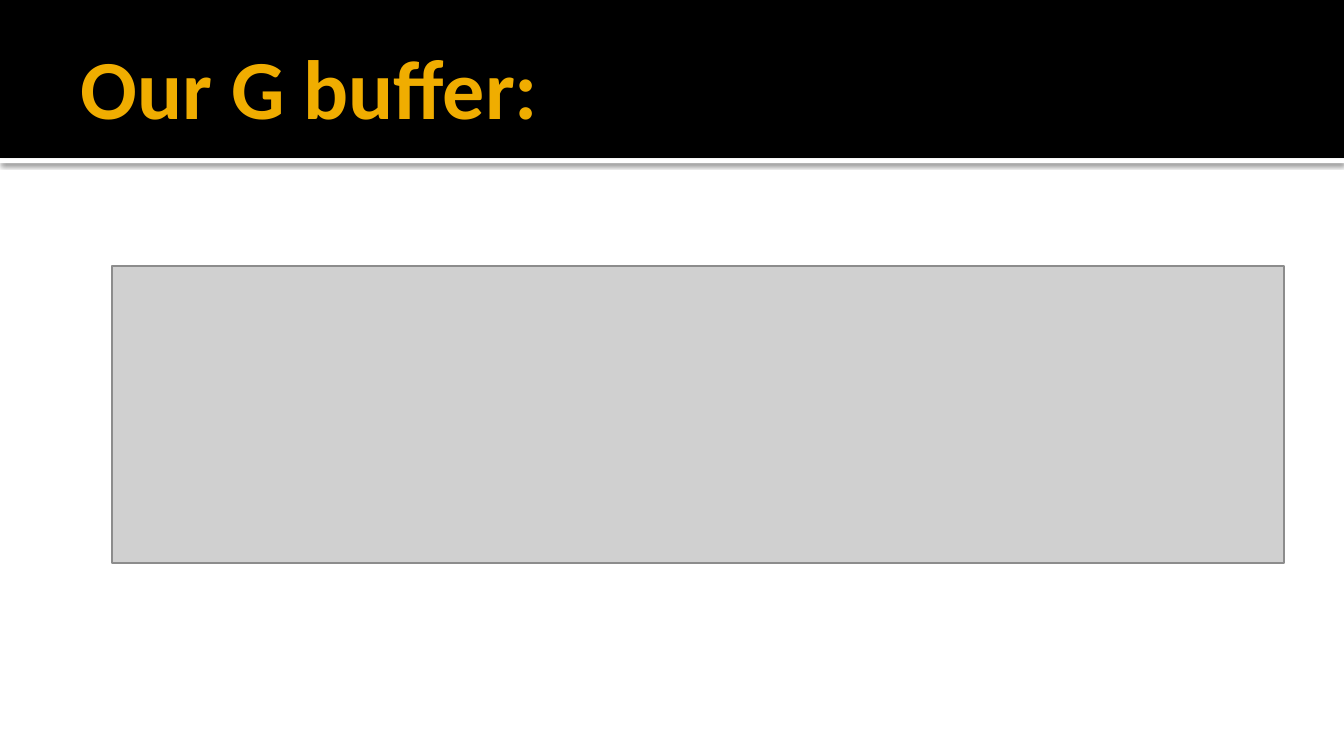
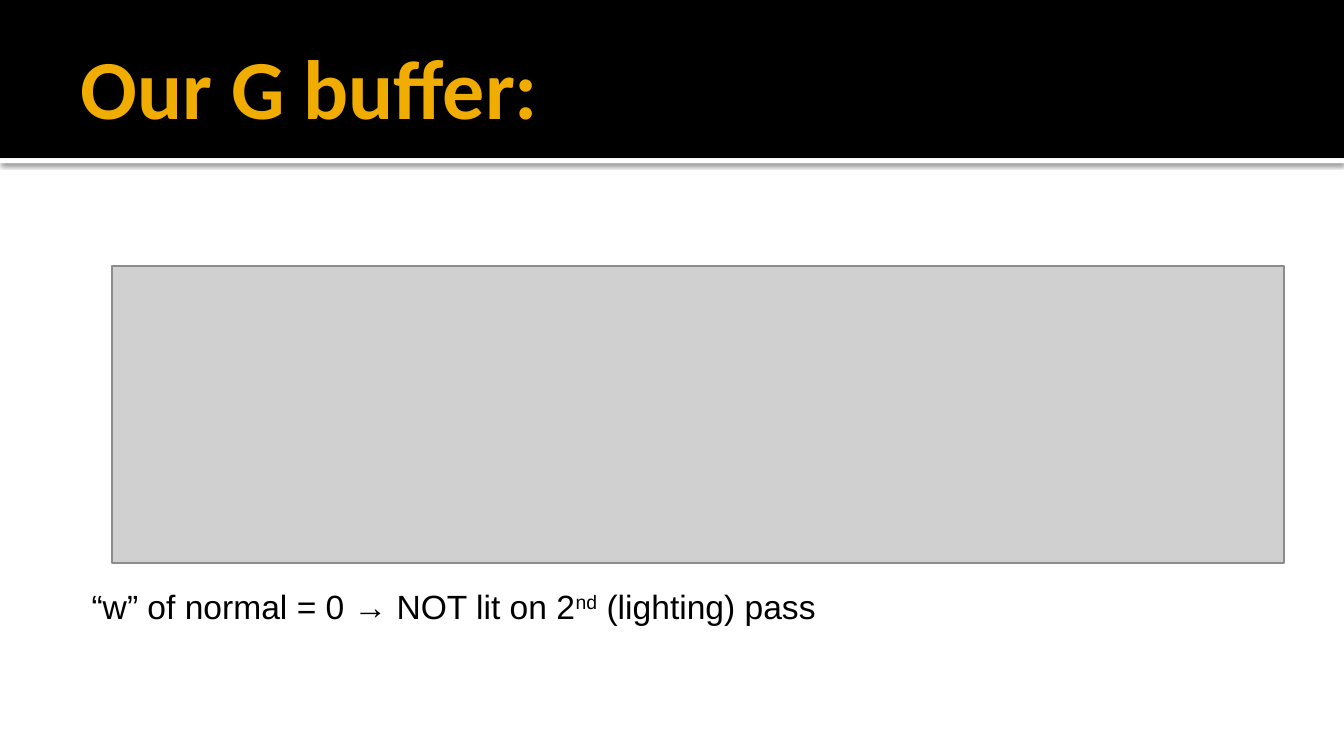
Before and after one commit to FeeneyCodes/GDP202425, a slide deck: slide 13 of 6020_Graph_2_(2025)/Day2Day/Week_08_Deferred_Rendering_1/Deferred_lighting.pptx. Drawn at 1344x756 pixels with LibreOffice and Linux fonts; fonts in the diff are those of the drawing; grey boxes stand for pictures. Boxes give left, top, right and bottom in pixels: in the first picture for what was removed or moved away, otherwise in the second. Text is boxed around its words. In the diff, an @@ line names an element or a change of style, - is before the commit and + after.

Commit message:
Added empty stub function for 2nd pass effect in fragment shader

```diff
--- a/6020_Graph_2_(2025)/Day2Day/Week_08_Deferred_Rendering_1/Deferred_lighting.pptx
+++ b/6020_Graph_2_(2025)/Day2Day/Week_08_Deferred_Rendering_1/Deferred_lighting.pptx
@@ text added at (92,594,816,625), 18 pt, text #000000 @@
+“w” of normal = 0 → NOT lit on 2nd (lighting) pass
```
Also in this commit, not shown: 3 other files.
